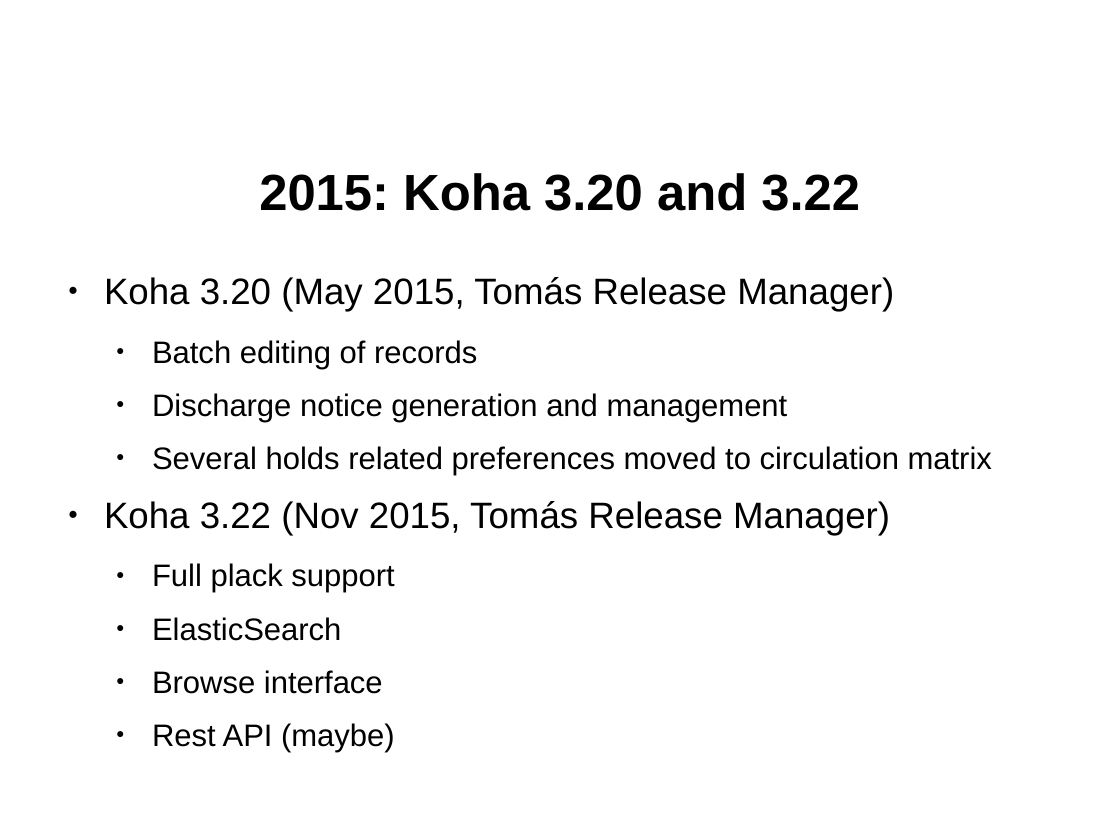
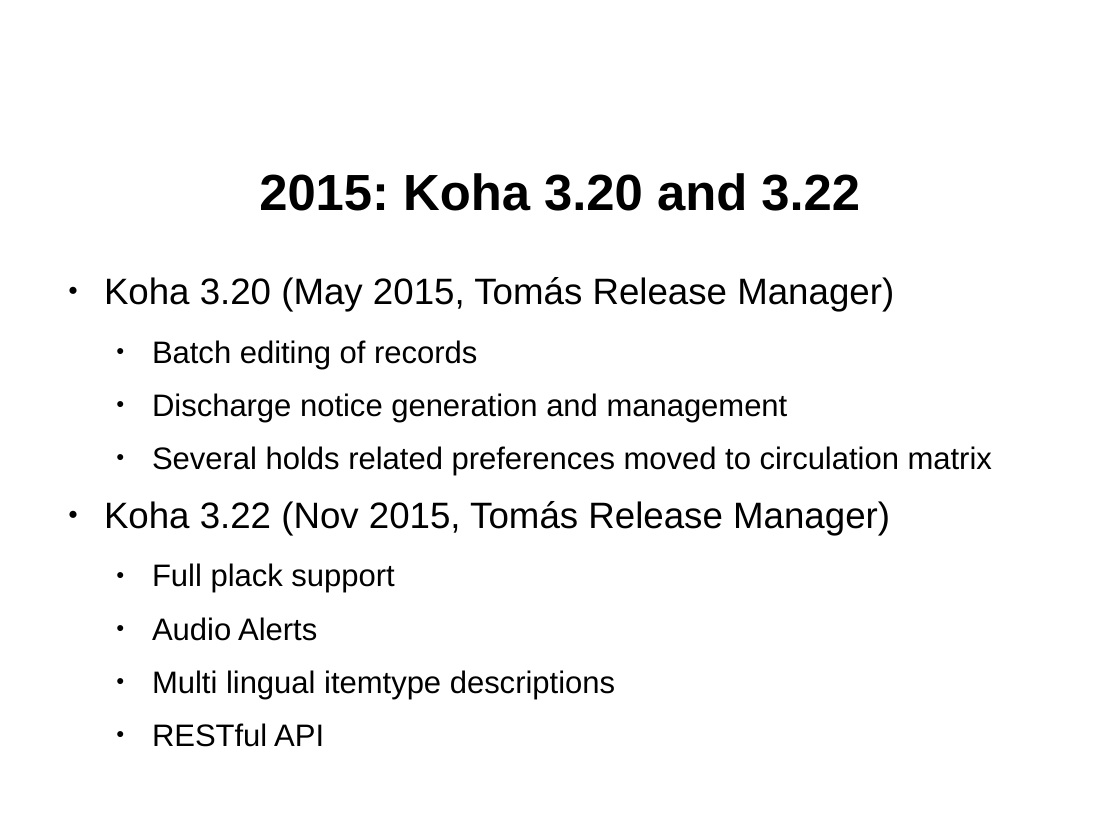
Before and after one commit to ranginui/presentation, a slide deck: slide 25 of kohaconclave/keynote/keynote.odp. Drawn at 1120x840 pixels with LibreOffice and Linux fonts; fonts in the diff are those of the drawing; background and template pictures are left out. Boxes give left, top, right and bottom in pixels: in the first picture for what was removed or moved away, otherwise in the second. Text is boxed around its words. In the diff, an @@ line names an element or a change of style, - is before the commit and + after.

```diff
--- a/kohaconclave/keynote/keynote.odp
+++ b/kohaconclave/keynote/keynote.odp
@@ text at [152,617,615,747]: text changed @@
-  ● ElasticSearch
-  ● Browse interface
-  ● Rest API (maybe)
+  ● Audio Alerts
+  ● Multi lingual itemtype descriptions
+  ● RESTful API
```
Also in this commit, not shown: 15 other slides changed, 1 other file.
